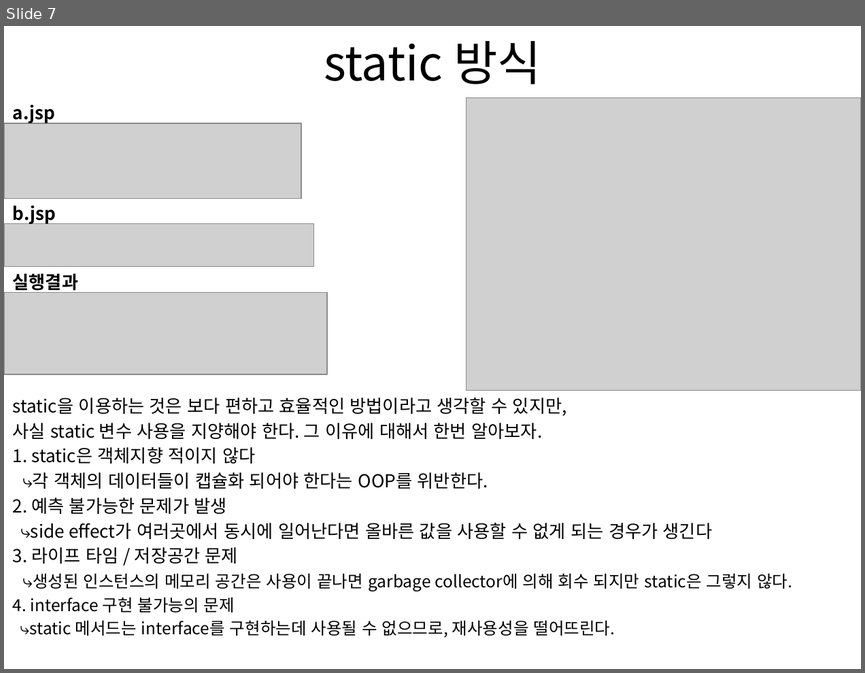
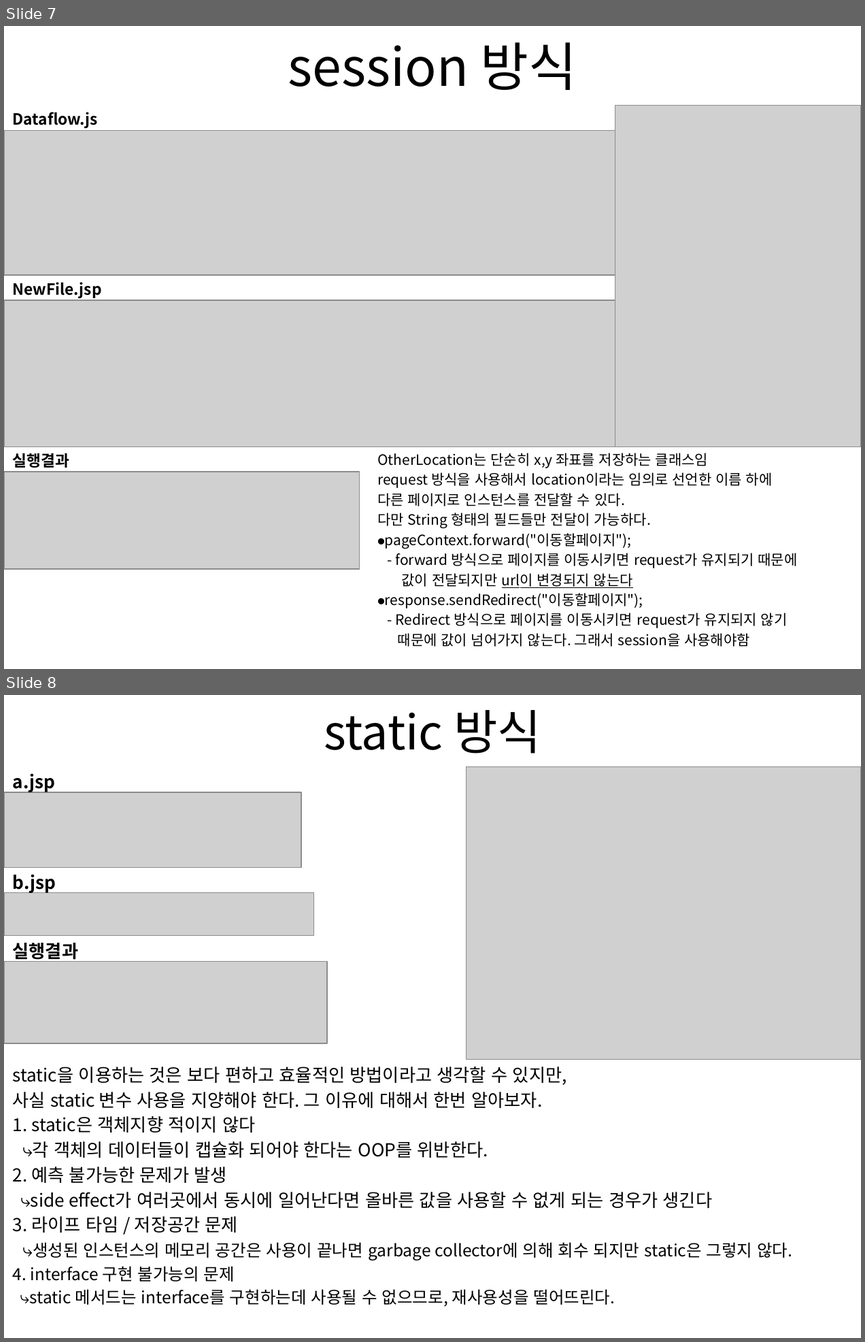
Before and after one commit to Lee-Kyuhan/Java, a slide deck: 내려내려 with spring boot/data to/Data Flow.pptx.pptx. Shown one above the other, each under a label of ours: slide 7 before the commit, slides 7 and 8 after it. The pictures are 865x673 and 865x1342 pixels, drawn with LibreOffice and Linux fonts; fonts in the diff are those of the drawing; grey boxes stand for pictures. Boxes give left, top, right and bottom in pixels: in the first picture for what was removed or moved away, otherwise in the second. Text is boxed around its words. In the diff, an @@ line names an element or a change of style, - is before the commit and + after.

```diff
--- a/내려내려 with spring boot/data to/Data Flow.pptx.pptx
+++ b/내려내려 with spring boot/data to/Data Flow.pptx.pptx
@@ slide 7 added at <box>4,26,861,669</box>, background #FFFFFF @@
@@ title added at <box>288,42,577,90</box>, 44 pt, text #000000 @@
+session 방식
@@ picture added at <box>615,106,861,447</box> @@
@@ text added at <box>12,112,97,129</box>, 13 pt, text #000000, bold @@
+Dataflow.jsp
@@ picture added at <box>4,131,615,276</box> @@
@@ text added at <box>12,282,101,299</box>, 13 pt, text #000000, bold @@
+NewFile.jsp
@@ picture added at <box>4,300,615,447</box> @@
@@ text added at <box>12,453,69,467</box>, 13 pt, text #000000, bold @@
+실행결과
@@ text added at <box>377,452,798,646</box>, 12 pt, text #000000 @@
+OtherLocation는 단순히 x,y 좌표를 저장하는 클래스임
+request 방식을 사용해서 location이라는 임의로 선언한 이름 하에
+다른 페이지로 인스턴스를 전달할 수 있다.
+다만 String 형태의 필드들만 전달이 가능하다.
+⦁pageContext.forward("이동할페이지");
+- forward 방식으로 페이지를 이동시키면 request가 유지되기 때문에
+값이 전달되지만 url이 변경되지 않는다
+⦁response.sendRedirect("이동할페이지");
+- Redirect 방식으로 페이지를 이동시키면 request가 유지되지 않기
+때문에 값이 넘어가지 않는다. 그래서 session을 사용해야함
@@ picture added at <box>4,471,360,569</box> @@
@@ what was slide 7 is now slide 8 @@
```
